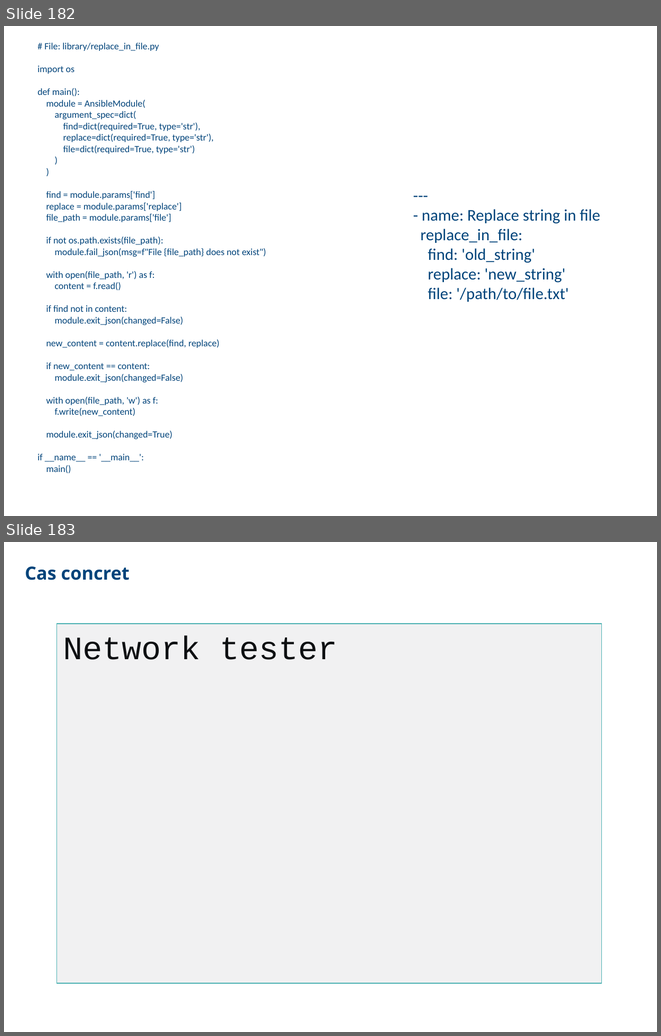
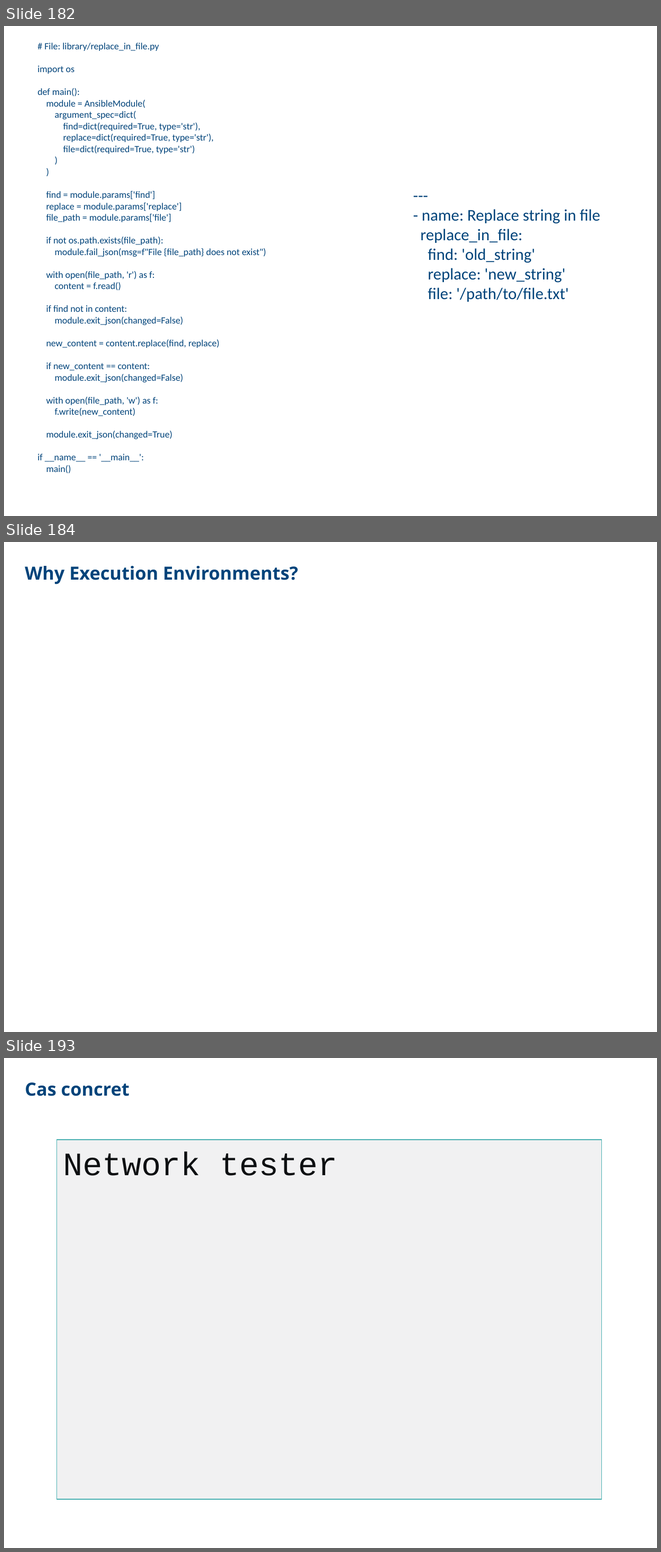
Before and after one commit to CCoupel/ansible-training, a slide deck: Ansible Training.pptx. Shown one above the other, each under a label of ours: slides 182 and 183 before the commit, slides 182, 184 and 193 after it; the slides between them are not shown. The pictures are 661x1036 and 661x1552 pixels, drawn with LibreOffice and Linux fonts; fonts in the diff are those of the drawing. Boxes give left, top, right and bottom in pixels: in the first picture for what was removed or moved away, otherwise in the second. Text is boxed around its words. In the diff, an @@ line names an element or a change of style, - is before the commit and + after.

```diff
--- a/Ansible Training.pptx
+++ b/Ansible Training.pptx
@@ slide 184 added at [4,542,657,1032], background #FFFFFF @@
@@ free added at [25,562,411,587], 20 pt, text #00437A, bold @@
+Why Execution Environments?
@@ what was slide 183 is now slide 193 @@
```
Also in this commit, not shown: 9 other slides added, 9 other files.
